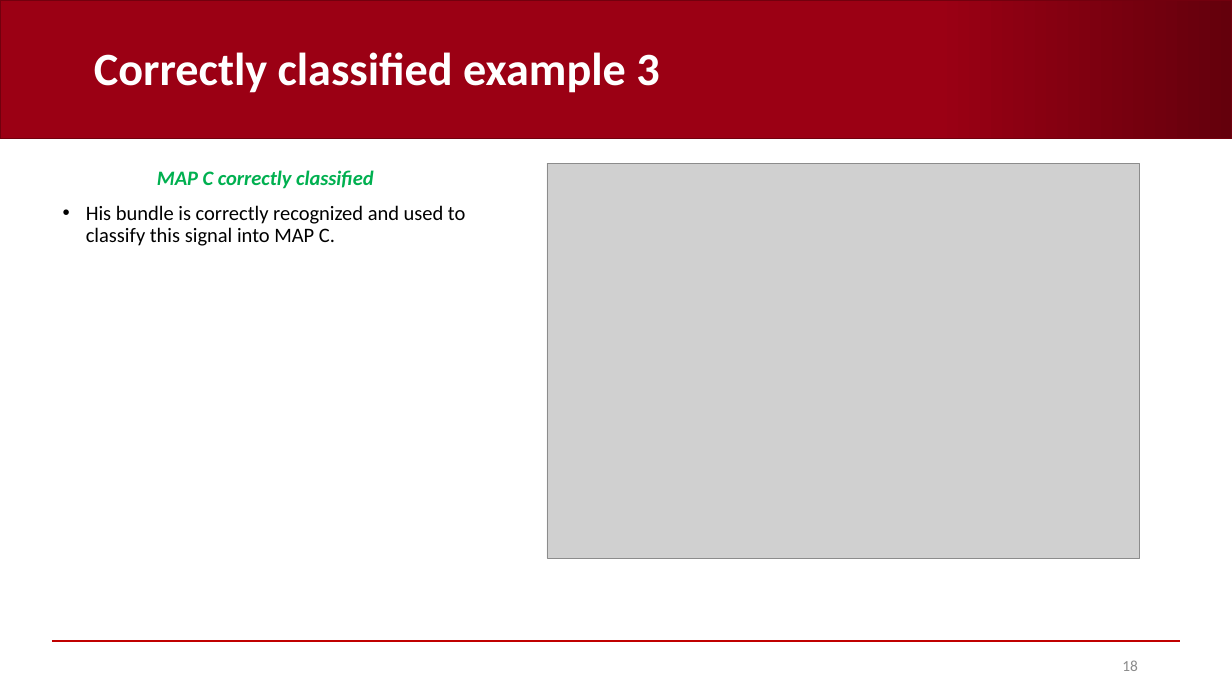
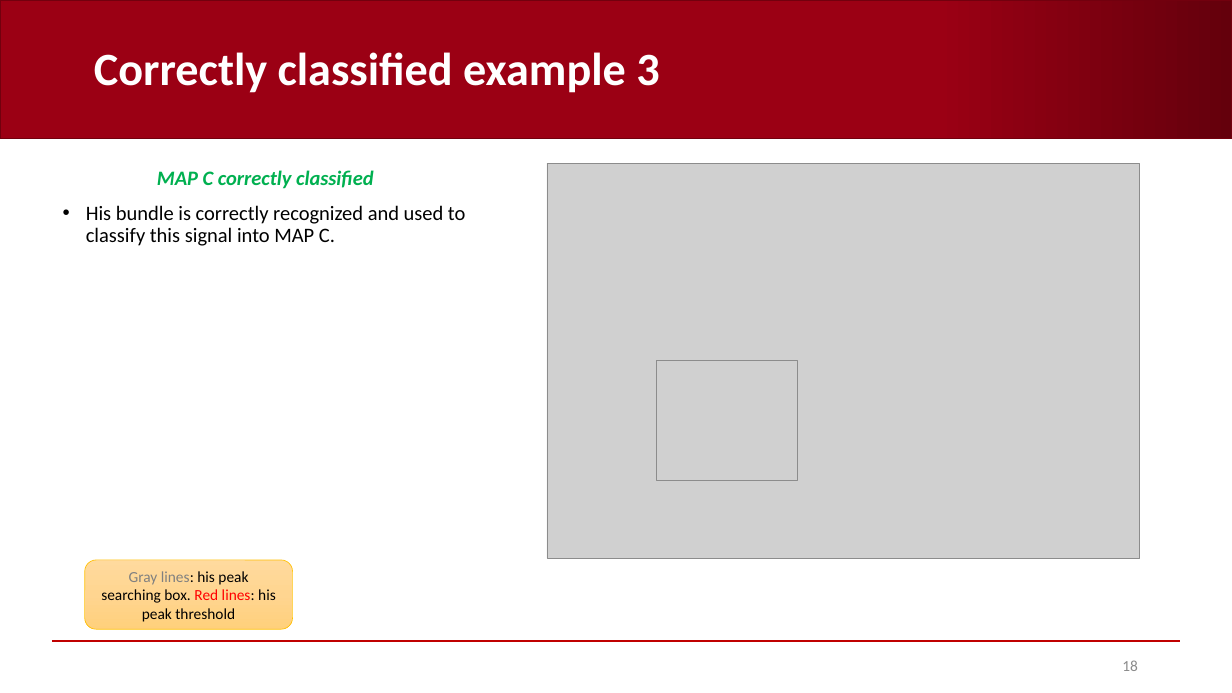
Before and after one commit to AndreaCorrado00/Tesi_magistrale_Corrado_Andrea, a slide deck: slide 18 of Documentation/5. Heuristic classifier strategy B.pptx. Drawn at 1232x693 pixels with LibreOffice and Linux fonts; fonts in the diff are those of the drawing; grey boxes stand for pictures; background and template pictures are left out. Boxes give left, top, right and bottom in pixels: in the first picture for what was removed or moved away, otherwise in the second. Text is boxed around its words. In the diff, an @@ line names an element or a change of style, - is before the commit and + after.

```diff
--- a/Documentation/5. Heuristic classifier strategy B.pptx
+++ b/Documentation/5. Heuristic classifier strategy B.pptx
@@ picture added at [656, 360, 798, 481] @@
@@ rounded rectangle added at [85, 560, 293, 629], fill gradient #FFDB9E to #FFD590 to #FFD07C, outline #FFC000 0.5 pt, 12 pt, text #000000 @@
+Gray lines: his peak searching box. Red lines: his peak threshold
```
Also in this commit, not shown: 7 other slides changed, 8 other files.
